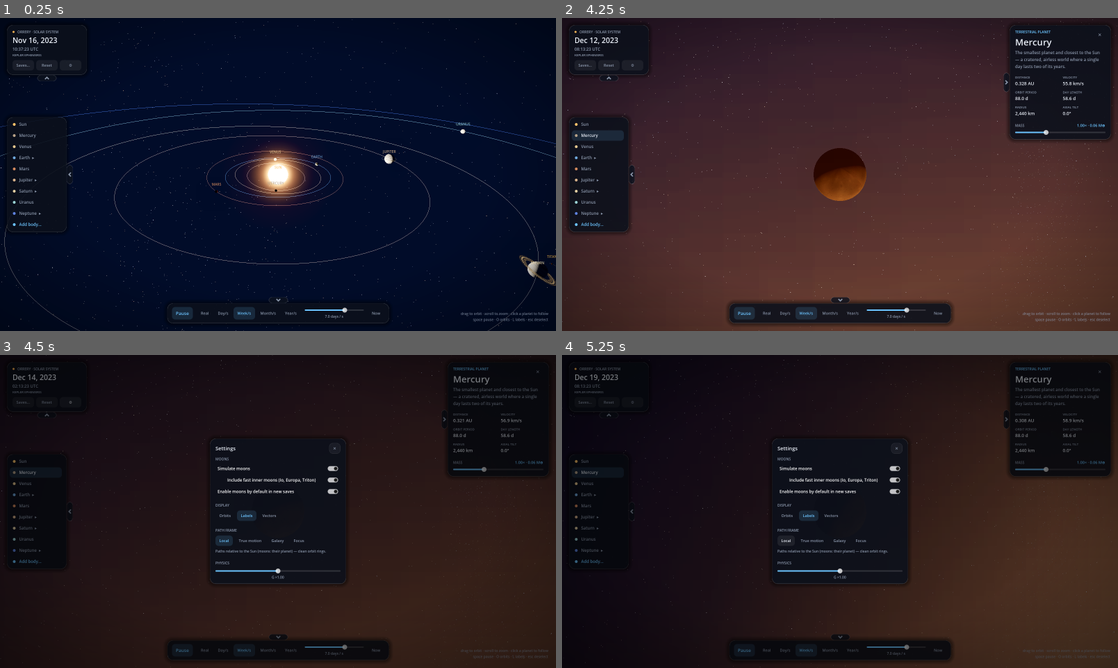
Above: before the commit, frames 1-4 (two rows, left to right).
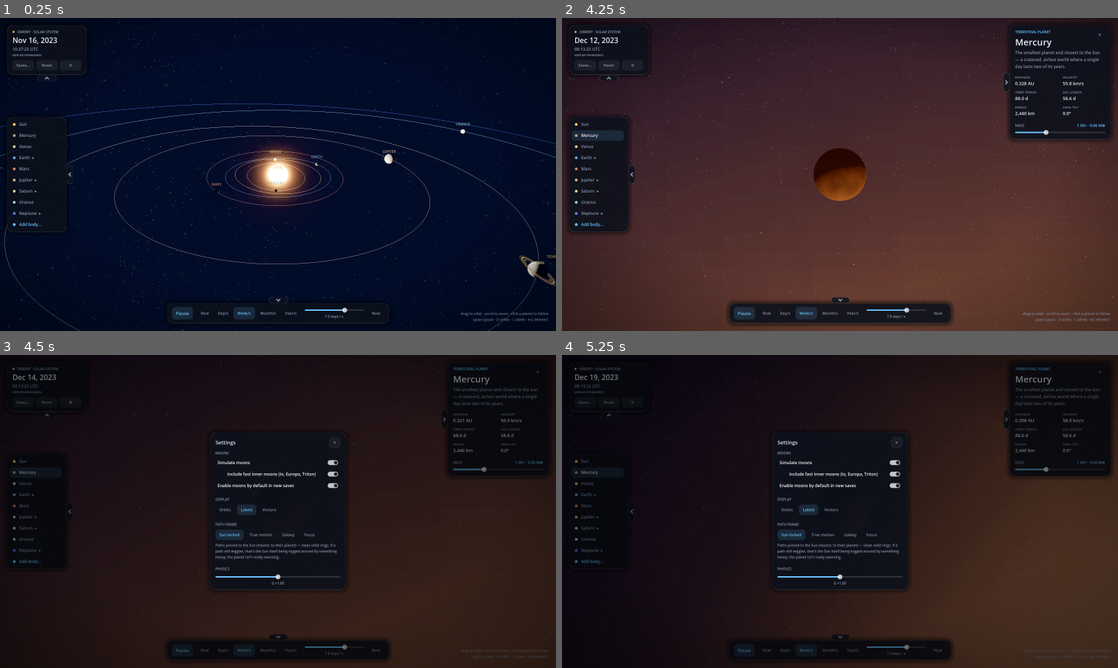
Above: after the commit, the same moments.

Repository: Thrasherop/orrery_game
Game: Godot game, scene res://main.tscn
Two runs of this game, one before a commit and one after it. Both use one fixed random seed, a clock stepped at 60 frames per second and the inputs below.
Inputs (mouse positions are in pixels of both pictures, inside the frame that each line leads up to):
- Up to frame 1 (0.25 s): no input
- Up to frame 2 (4.25 s): click "SUN" at 0.5 s; tap Enter at 1.25 s; move the mouse to (962, 158) at 1.27 s; tap O at 1.35 s; click (962, 158) at 1.42 s; tap Space at 1.52, 1.82 s; drag from (728, 190) to (812, 237) at 2.02 s; click "MERCURY" at 2.75 s; move the mouse to (895, 105) at 3.52 s; tap V at 3.6 s
- Up to frame 3 (4.5 s): click "⚙" at 4.25 s
- Up to frame 4 (5.25 s): click (784, 539) at 5 s, where only the run before the commit has a clickable "Local"

Frames 1-2 are identical in both runs. In frame 3, 2.1% of the frame differs, in the area x 37-63%, y 24-76%; in frame 4, 2.1%.

Commit message:
updated orbit line descriptions to be more clear

Diff:
--- a/godot/src/core/trail_frames.gd
+++ b/godot/src/core/trail_frames.gd
@@ -16,7 +16,7 @@
 
 enum { MODE_LOCAL, MODE_INERTIAL, MODE_GALAXY, MODE_FOCUS }
 
-const MODE_NAMES := ["Local", "True motion", "Galaxy", "Focus"]
+const MODE_NAMES := ["Sun-locked", "True motion", "Galaxy", "Focus"]
 
 ## Display-space drift of the whole solar system through the galaxy
 ## (galaxy mode only). Direction is tilted out of the ecliptic toward the
--- a/godot/src/ui/settings_panel.gd
+++ b/godot/src/ui/settings_panel.gd
@@ -5,10 +5,10 @@
 ## stays in the dock). Code-built like every other panel.
 
 const MODE_TIPS := [
-	"Paths relative to the Sun (moons: their planet) — clean orbit rings.",
-	"Inertial space: the Sun wobbles and whole orbits drift around the barycenter.",
+	"Paths pinned to the Sun (moons: to their planet) — clean orbit rings. If a path still wiggles, that's the Sun itself being tugged around by something heavy; the planet isn't really swerving.",
+	"Nothing pinned: true paths through space. The Sun wobbles, and heavy newcomers swing whole orbits around the system's center of mass.",
 	"The Solar System never stands still — orbits stretch into helices as it drifts through the Milky Way.",
-	"Paths relative to the selected body — watch other planets trace retrograde loops.",
+	"Paths as seen from the selected body — watch the other planets trace looping retrograde curls, the way ancient astronomers saw them from Earth.",
 ]
 
 var sim: Simulation
Binary file changed: godot/tests/trail_1_local_twin_sun.png
Binary file changed: godot/tests/trail_2_inertial_wobble.png
Binary file changed: godot/tests/trail_3_galaxy_helix.png
Binary file changed: godot/tests/trail_4_focus_earth.png
Binary file changed: godot/tests/trail_5_local_back.png
Binary file changed: godot/tests/trail_6_settings.png
Not shown, changed: godot/README.md
